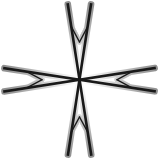
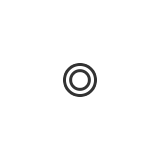
Layers edited between the first and the second 160 x 160 image:
added layer "向量圖智慧型物件 拷貝 2" above "向量圖智慧型物件" over [66, 66, 94, 94]
hid group "群組 1" (2 layers) over [3, 3, 156, 156]
